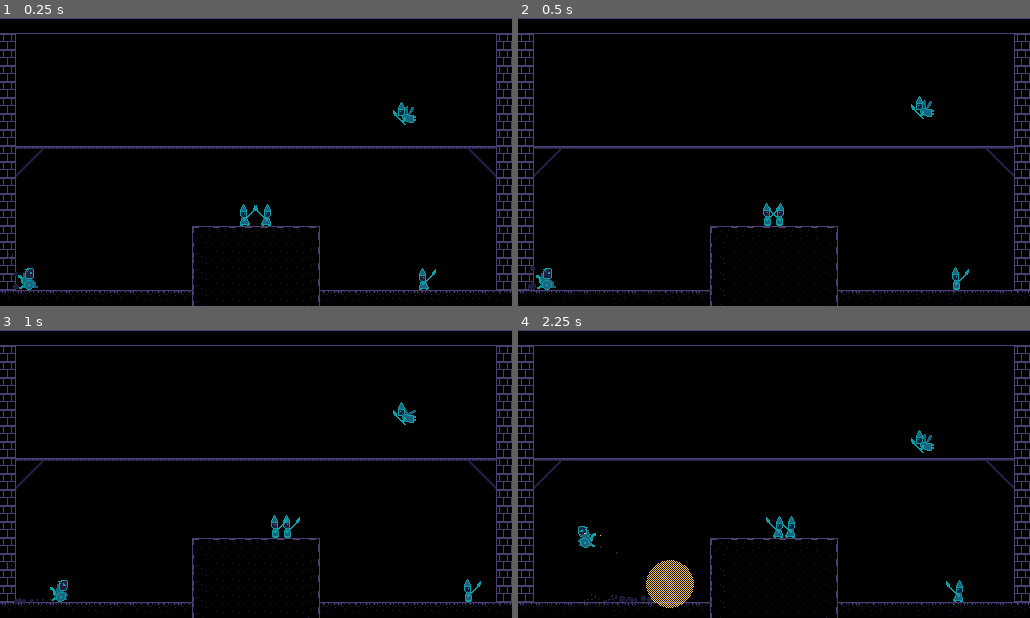
Above: before the commit, frames 1-4 (two rows, left to right).
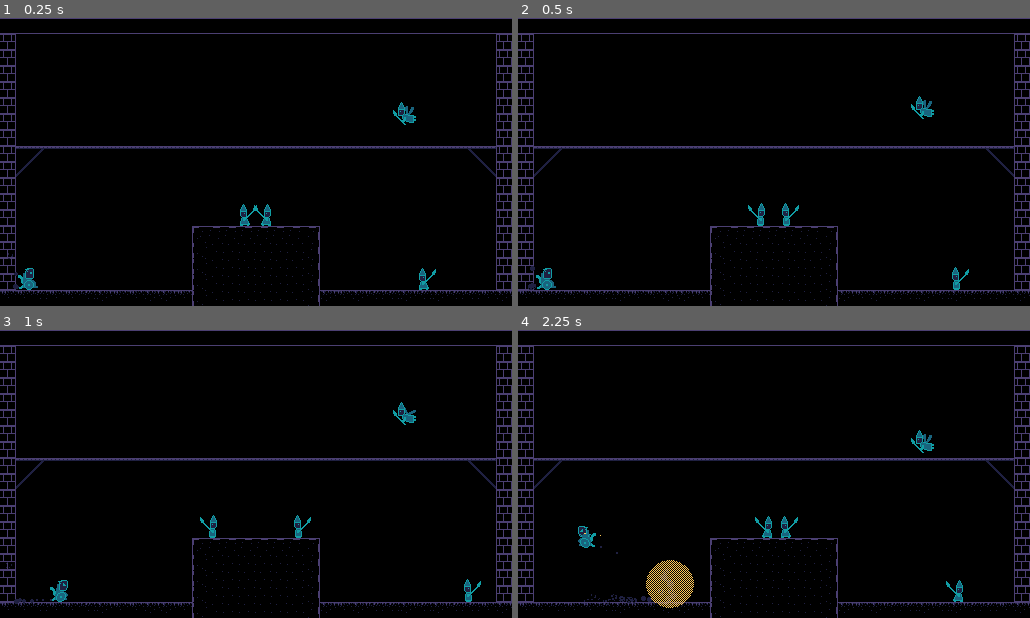
Above: after the commit, the same moments.

Repository: eldskald/acerola-jam-0
Game: Godot game, scene res://main.tscn
Same seed, same stepped clock (60 frames per second), same inputs: the game is played once before the commit and once after it.
Inputs:
- Up to frame 1 (0.25 s): no input
- Up to frame 2 (0.5 s): no input
- Up to frame 3 (1 s): hold D (move_right) from 0.53 s (still down); hold S (look_down) from 0.53 s (still down)
- Up to frame 4 (2.25 s): release S (look_down) at 1.28 s; tap K (throw_grenade) at 1.35 s; release D (move_right) at 2.03 s; hold A (move_left) from 2.03 s (still down); tap J (throw_mine) at 2.1 s

Frame 1 is identical in both runs. In frame 2, 0.4% of the frame differs, in the area x 44-55%, y 64-73%; in frame 3, 0.4%, in the area x 39-61%, y 64-73%; in frame 4, 0.4%.

Commit message:
Fix grounded enemies colliding with each other and spinning eternally

Diff:
--- a/project/enemies/grounded/enemy_grounded.gd
+++ b/project/enemies/grounded/enemy_grounded.gd
@@ -27,7 +27,7 @@
 func _physics_process(delta):
 	if not _is_dead:
 		if (
-			is_on_wall()
+			(is_on_wall() and get_wall_normal().x * velocity.x <= 0.0)
 			or _left_edge_detector.get_overlapping_bodies().is_empty()
 			or _right_edge_detector.get_overlapping_bodies().is_empty()
 		):
